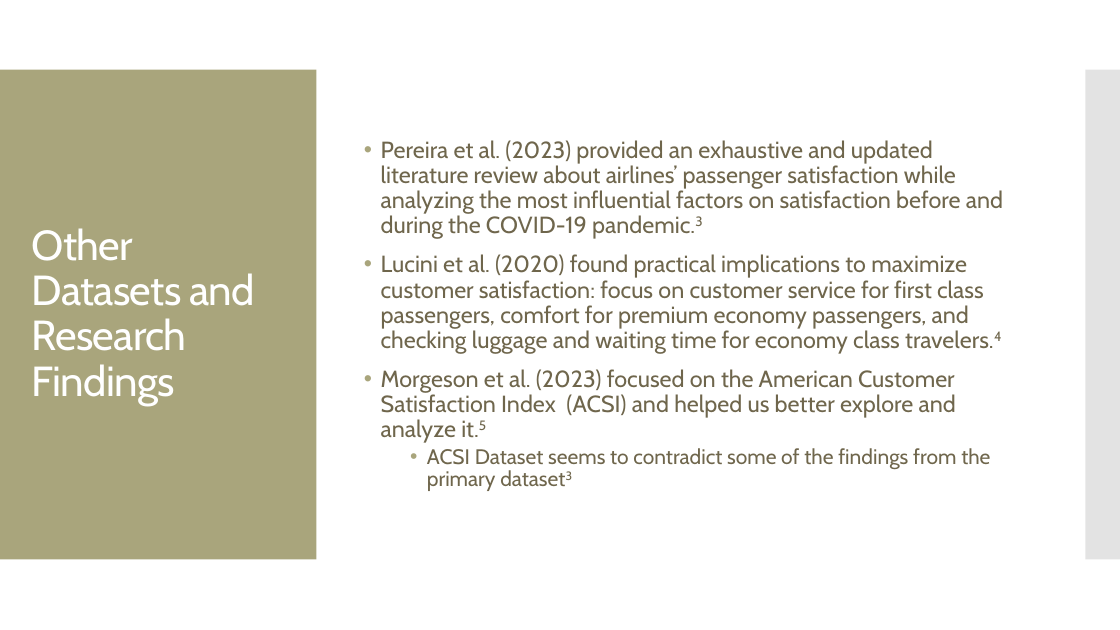
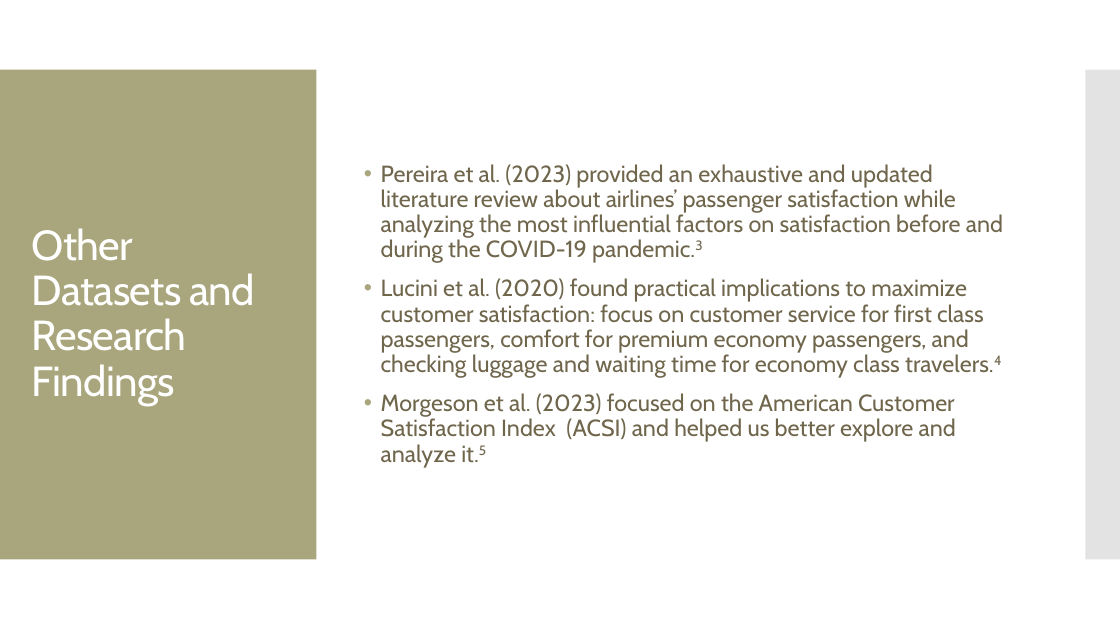
Before and after one commit to MGT-6203-Summer-2023-Edx/Team-6, a slide deck: slide 11 of Project Proposal/Team_6_Prop_Vid_Slides.pptx. Drawn at 1120x630 pixels with LibreOffice and Linux fonts; fonts in the diff are those of the drawing. Boxes give left, top, right and bottom in pixels: in the first picture for what was removed or moved away, otherwise in the second. Text is boxed around its words. In the diff, an @@ line names an element or a change of style, - is before the commit and + after.

```diff
--- a/Project Proposal/Team_6_Prop_Vid_Slides.pptx
+++ b/Project Proposal/Team_6_Prop_Vid_Slides.pptx
@@ text at [427,448,990,491]: paragraph removed @@
-  • ACSI Dataset seems to contradict some of the findings from the primary dataset3
```
Also in this commit, not shown: 1 other slide changed, 1 slide added, 2 slides removed, 1 other file.
